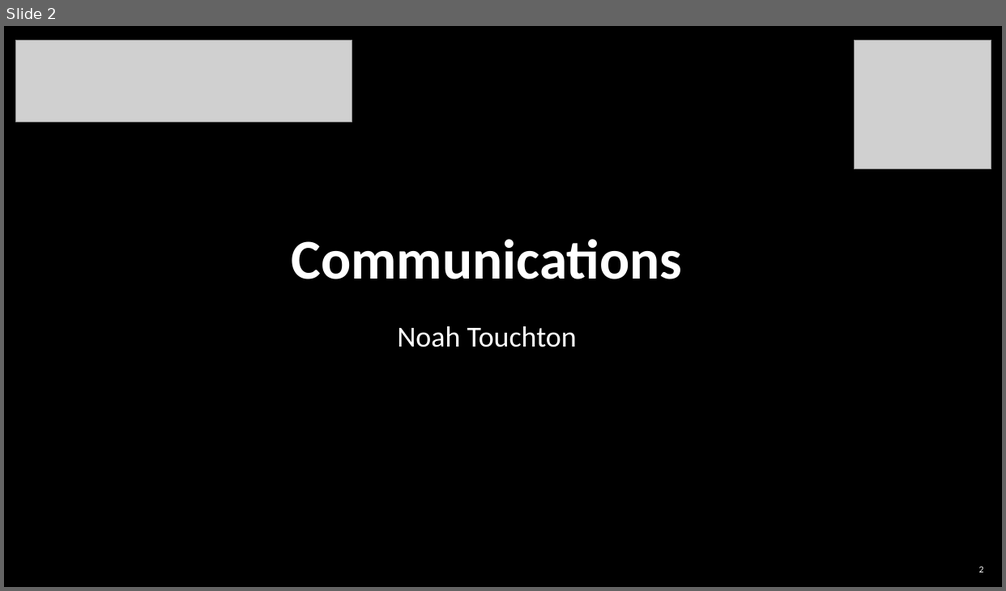
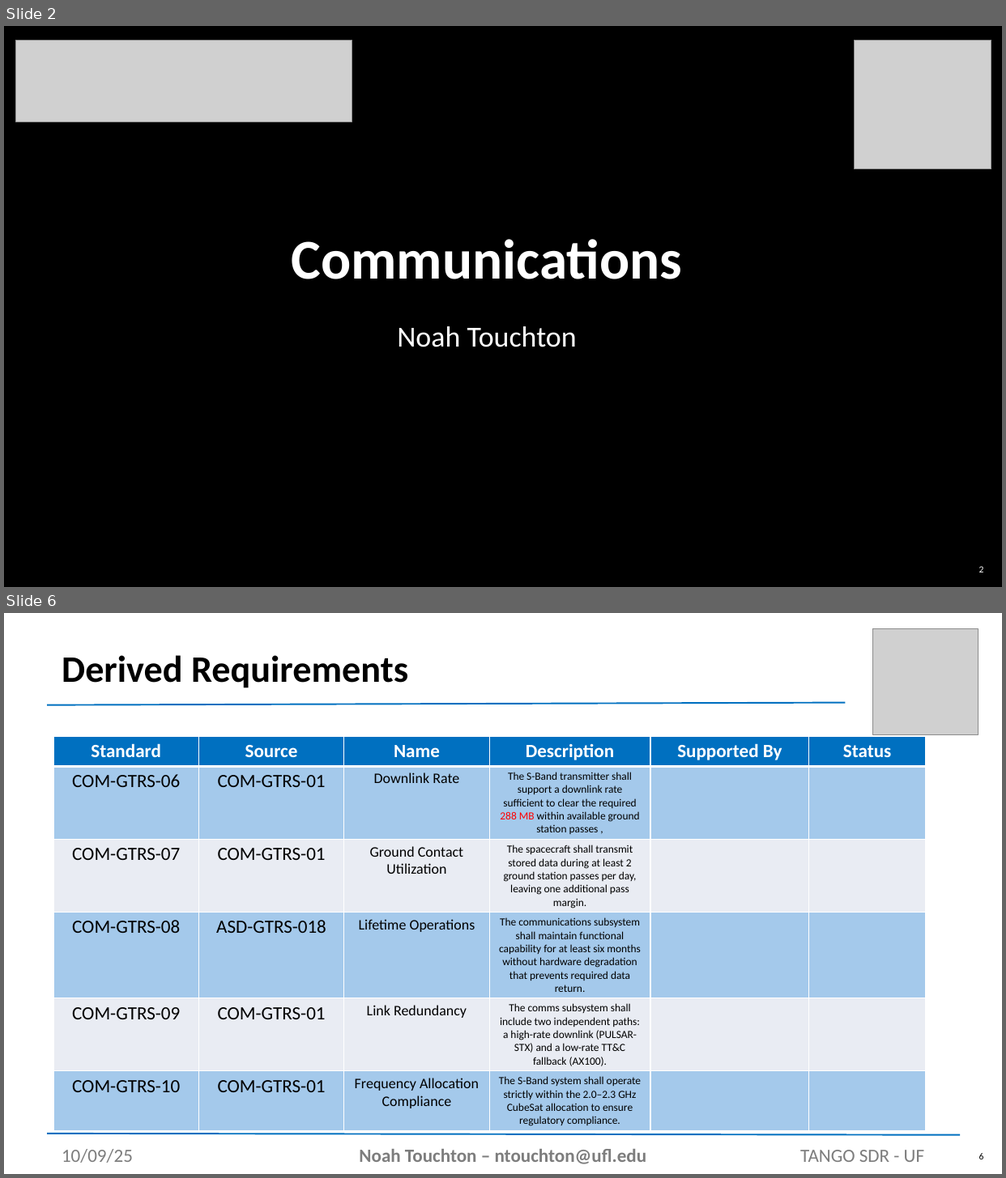
Before and after one commit to noahtouchton/School, a slide deck: Fall 2025/Aero Design 1/PowerPoint/SDR Presentation Template.pptx. Shown one above the other, each under a label of ours: slide 2 before the commit, slides 2 and 6 after it; the slides between them are not shown. The pictures are 1006x591 and 1006x1178 pixels, drawn with LibreOffice and Linux fonts; fonts in the diff are those of the drawing; grey boxes stand for pictures; background and template pictures are left out. Boxes give left, top, right and bottom in pixels: in the first picture for what was removed or moved away, otherwise in the second. Text is boxed around its words. In the diff, an @@ line names an element or a change of style, - is before the commit and + after.

```diff
--- a/Fall 2025/Aero Design 1/PowerPoint/SDR Presentation Template.pptx
+++ b/Fall 2025/Aero Design 1/PowerPoint/SDR Presentation Template.pptx
@@ slide 6 added at (x1=4, y1=613, x2=1002, y2=1174), background #FFFFFF @@
@@ picture added at (x1=872, y1=628, x2=978, y2=735) @@
@@ title added at (x1=62, y1=655, x2=408, y2=688), 36 pt, text #000000, bold @@
+Derived Requirements
@@ line added from (48, 705) to (846, 703), #0070C0 1.5 pt @@
@@ table added at (x1=53, y1=736, x2=925, y2=1131), 6 rows, 6 columns @@
+Standard | Source | Name | Description | Supported By | Status
+COM-GTRS-06 | COM-GTRS-01 | Downlink Rate | The S-Band transmitter shall support a downlink rate sufficient to clear the required 288 MB within available ground station passes , |  | 
+COM-GTRS-07 | COM-GTRS-01 | Ground Contact Utilization | The spacecraft shall transmit stored data during at least 2 ground station passes per day, leaving one additional pass margin. |  | 
+COM-GTRS-08 | ASD-GTRS-018 | Lifetime Operations | The communications subsystem shall maintain functional capability for at least six months without hardware degradation that prevents required data return. |  | 
+COM-GTRS-09 | COM-GTRS-01 | Link Redundancy | The comms subsystem shall include two independent paths: a high-rate downlink (PULSAR-STX) and a low-rate TT&C fallback (AX100). |  | 
+COM-GTRS-10 | COM-GTRS-01 | Frequency Allocation Compliance | The S-Band system shall operate strictly within the 2.0–2.3 GHz CubeSat allocation to ensure regulatory compliance. |  | 
@@ line added from (48, 1134) to (960, 1135), #0070C0 1.5 pt @@
@@ text added at (x1=62, y1=1149, x2=133, y2=1163), 18 pt, text #7D7D7D @@
+10/09/25
@@ text added at (x1=359, y1=1149, x2=647, y2=1165), 18 pt, text #7D7D7D, bold @@
+Noah Touchton – ntouchton@ufl.edu
@@ text added at (x1=800, y1=1150, x2=924, y2=1162), 18 pt, text #7D7D7D @@
+TANGO SDR - UF
@@ page number added at (x1=979, y1=1153, x2=984, y2=1160), 9 pt, text #000000 @@
+6
```
Also in this commit, not shown: 3 slides changed, 8 other slides added, 9 other files.
